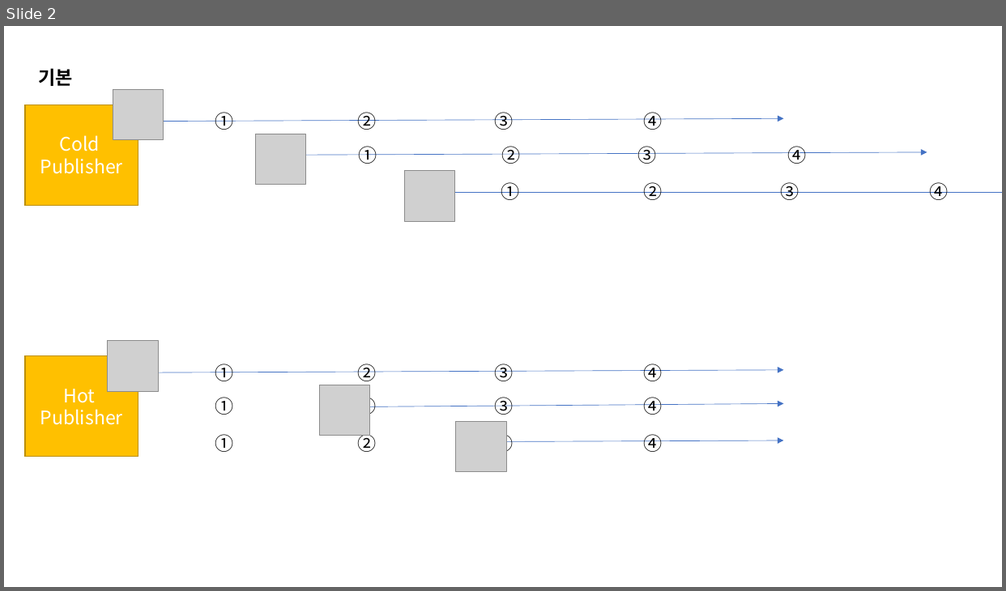
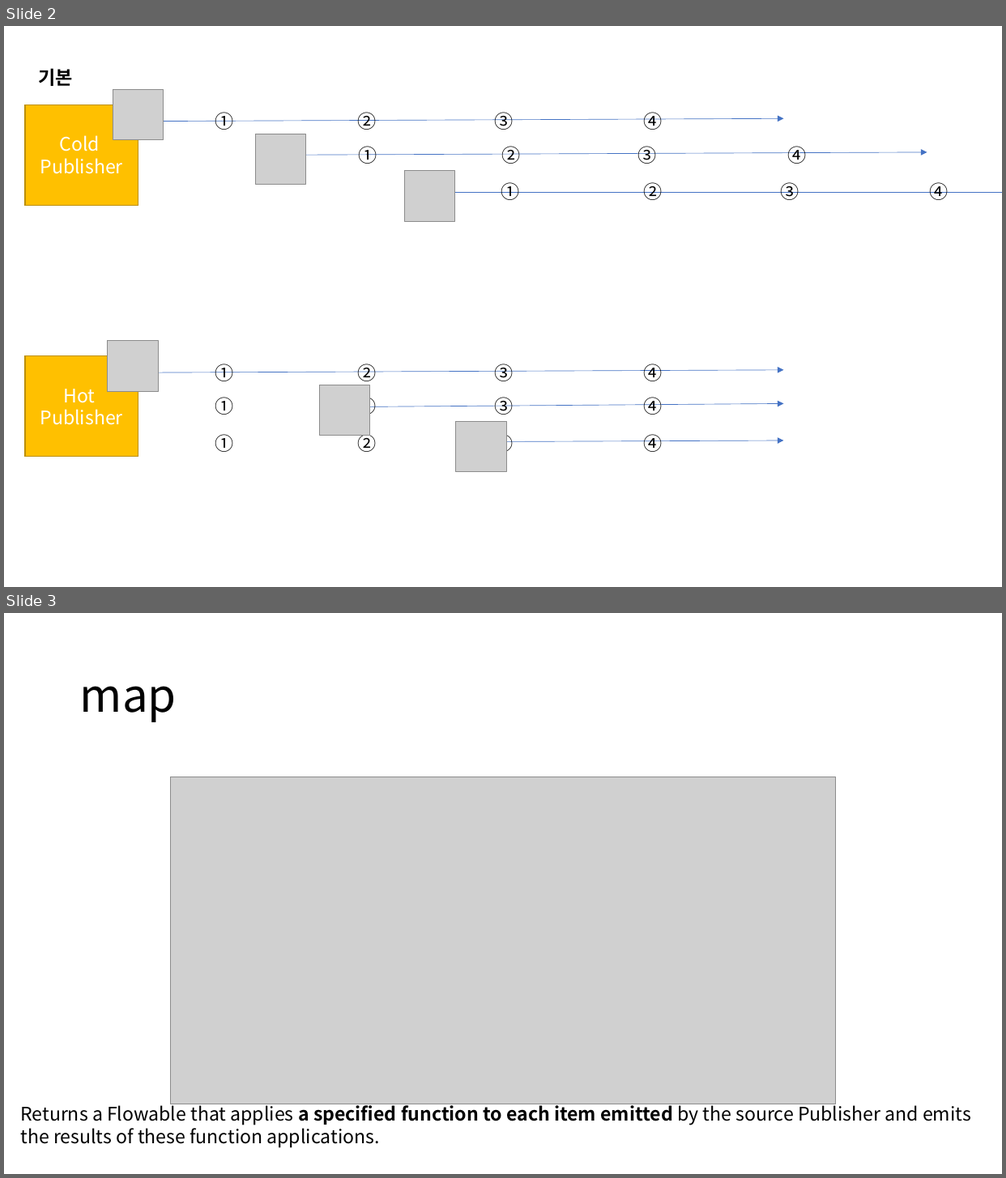
Before and after one commit to parkseungchul/RxJava, a slide deck: RxJava.pptx. Shown one above the other, each under a label of ours: slide 2 before the commit, slides 2 and 3 after it. The pictures are 1006x591 and 1006x1178 pixels, drawn with LibreOffice and Linux fonts; fonts in the diff are those of the drawing; grey boxes stand for pictures. Boxes give left, top, right and bottom in pixels: in the first picture for what was removed or moved away, otherwise in the second. Text is boxed around its words. In the diff, an @@ line names an element or a change of style, - is before the commit and + after.

```diff
--- a/RxJava.pptx
+++ b/RxJava.pptx
@@ slide 3 added at (x1=4, y1=613, x2=1002, y2=1174), background #FFFFFF @@
@@ title added at (x1=80, y1=686, x2=177, y2=722), 44 pt, text #000000 @@
+map
@@ picture added at (x1=170, y1=777, x2=836, y2=1105) @@
@@ text added at (x1=20, y1=1102, x2=971, y2=1148), 18 pt, text #000000 @@
+Returns a Flowable that applies a specified function to each item emitted by the source Publisher and emits the results of these function applications.
```
Also in this commit, not shown: 2 other slides added, 1 slide removed, 1 other file.
